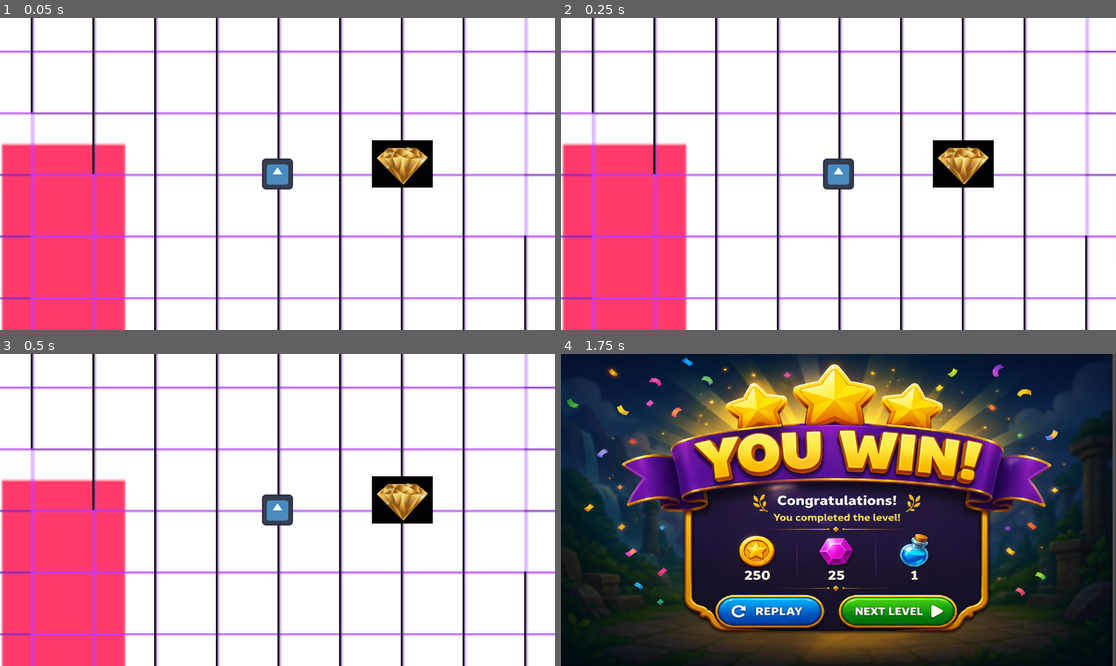
Above: before the commit, frames 1-4 (two rows, left to right).
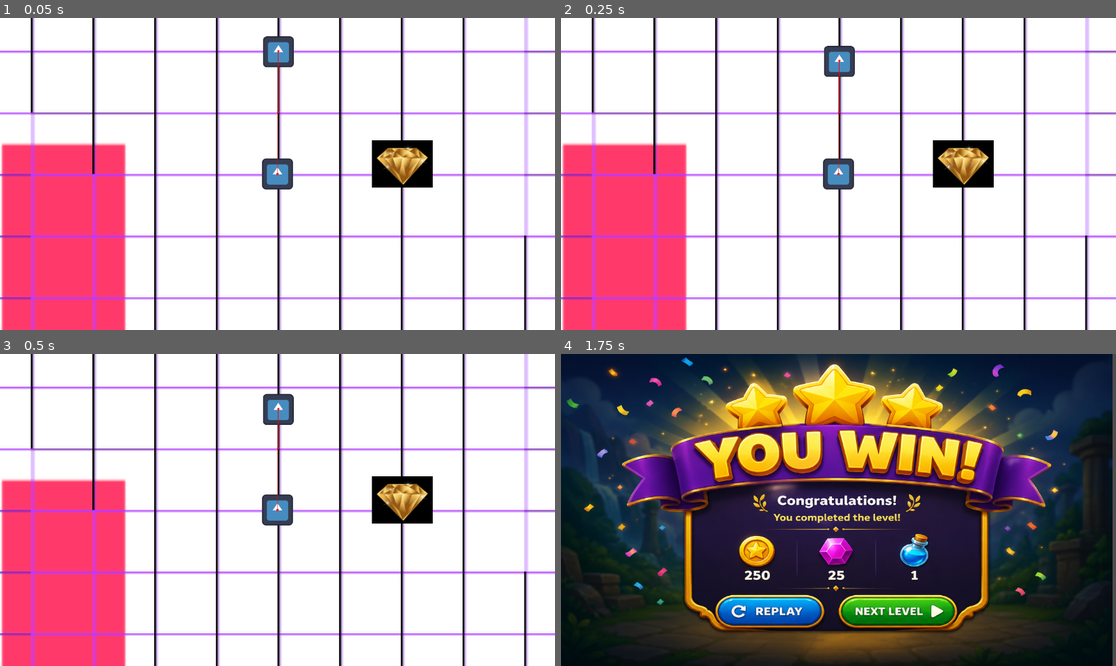
Above: after the commit, the same moments.

Repository: iAmStos/jacobs-game
Game: Godot game, scene res://test.tscn
Same seed, same stepped clock (60 frames per second), same inputs: the game is played once before the commit and once after it. The engine's default icon, where the game draws it, is replaced by a stand-in: a white triangle on a blue panel in a dark square.
Inputs:
- Up to frame 1 (0.05 s): no input
- Up to frame 2 (0.25 s): no input
- Up to frame 3 (0.5 s): no input
- Up to frame 4 (1.75 s): hold Right (ui_right) 0.53-1.28 s; tap Space (shoot, bound only after the commit) at 0.6, 1.35 s; tap Enter at 1.25 s; hold Down (ui_down) from 1.28 s (still down)

The runs differ from the first frame. In frame 1, 0.6% of the frame differs, in the area x 47-53%, y 5-51%; in frame 2, 0.6%; in frame 3, 0.6%; in frame 4, nothing differs.

Commit message:
Add enemy and orb functionality with navigation and damage handling
- Implemented enemy behavior in enemy.gd, allowing it to navigate towards the player and take damage.
- Created orb.gd to handle orb movement and interaction with player and enemies.
- Added scenes for enemy, orb, and winning area, including necessary resources and collision shapes.
- Introduced globals.gd to manage player node reference across the game.

Diff:
--- a/character_body_2d.gd
+++ b/character_body_2d.gd
@@ -1,9 +1,21 @@
 extends CharacterBody2D
 
 var speed = 400  # speed in pixels/sec
+
+@onready var bullet_manager: Node = get_parent().get_node("BulletManager")
+@export var orb_scene : PackedScene
 
 func _physics_process(delta):
     var direction = Input.get_vector("ui_left", "ui_right", "ui_up", "ui_down")
     velocity = direction * speed
 
     move_and_slide()
+
+    if Input.is_action_just_pressed("shoot"):
+        shoot()
+
+func shoot():
+    var bullet_instance = orb_scene.instantiate()
+    bullet_instance.position = global_position
+    bullet_instance.rotation = velocity.angle()
+    bullet_manager.add_child(bullet_instance)
--- /dev/null
+++ b/enemy.gd
@@ -0,0 +1,63 @@
+extends CharacterBody2D
+
+@export var speed: float = 100.0
+@export var sight_collision_mask: int = 1
+var health: int = 3
+
+var nav_agent_node: NavigationAgent2D
+var player_node: Node2D
+
+func _ready():
+	nav_agent_node = $NavigationAgent2D
+	_set_player_node()
+
+func _physics_process(delta):
+	if not is_instance_valid(player_node):
+		_set_player_node()
+		if not is_instance_valid(player_node):
+			velocity = Vector2.ZERO
+			move_and_slide()
+			return
+
+	if not can_see_player():
+		velocity = Vector2.ZERO
+		move_and_slide()
+		return
+
+	nav_agent_node.target_position = player_node.global_position
+
+	if nav_agent_node.is_navigation_finished():
+		velocity = Vector2.ZERO
+	else:
+		var next_path_position = nav_agent_node.get_next_path_position()
+		var direction = global_position.direction_to(next_path_position)
+		velocity = direction * speed
+
+	move_and_slide()
+
+func can_see_player() -> bool:
+	if not is_instance_valid(player_node):
+		return false
+
+	var space_state := get_world_2d().direct_space_state
+	var query := PhysicsRayQueryParameters2D.create(global_position, player_node.global_position)
+	query.exclude = [self]
+	query.collision_mask = sight_collision_mask
+
+	var result := space_state.intersect_ray(query)
+	if result.is_empty():
+		return true
+
+	return result.collider == player_node
+
+func _set_player_node() -> void:
+	if is_instance_valid(Globals.player_node):
+		player_node = Globals.player_node
+		return
+
+	player_node = get_tree().get_root().find_child("Player", true, false) as Node2D
+
+func take_damage(amount: int) -> void:
+	health -= amount
+	if health <= 0:
+		queue_free()
--- /dev/null
+++ b/enemy.tscn
@@ -0,0 +1,24 @@
+[gd_scene format=3 uid="uid://qfy6hind0loa"]
+
+[ext_resource type="Script" uid="uid://ct7bbig4itf2w" path="res://enemy.gd" id="1_4gyqm"]
+[ext_resource type="Texture2D" uid="uid://b2lne75bvf4hu" path="res://icon.svg" id="2_qi2p4"]
+
+[sub_resource type="RectangleShape2D" id="RectangleShape2D_vbegm"]
+size = Vector2(70, 73)
+
+[node name="Enemy" type="CharacterBody2D" unique_id=518769162]
+script = ExtResource("1_4gyqm")
+
+[node name="Sprite2D" type="Sprite2D" parent="." unique_id=630636791]
+scale = Vector2(0.5, 0.5)
+texture = ExtResource("2_qi2p4")
+
+[node name="CollisionShape2D" type="CollisionShape2D" parent="." unique_id=2066826691]
+position = Vector2(0, -0.5)
+shape = SubResource("RectangleShape2D_vbegm")
+
+[node name="NavigationAgent2D" type="NavigationAgent2D" parent="." unique_id=1041478950]
+avoidance_enabled = true
+radius = 60.0
+debug_enabled = true
+debug_path_custom_color = Color(1, 1, 0, 1)
--- /dev/null
+++ b/globals.gd
@@ -0,0 +1,3 @@
+extends Node
+
+@onready var player_node: Node2D = get_tree().get_root().get_node("GameManager").get_node("Player")
--- /dev/null
+++ b/orb.gd
@@ -0,0 +1,20 @@
+extends Area2D
+
+var speed = 750
+var rotation_speed = 5
+var sprite_node: Sprite2D
+
+func _ready():
+    sprite_node = $Sprite2D
+
+func _physics_process(delta):
+    position += transform.x * speed * delta
+    sprite_node.rotation += rotation_speed * delta
+
+
+func _on_body_entered(body: Node2D):
+    if body.is_in_group("player"):
+        return
+    if body.has_method("take_damage"):
+        body.take_damage(1)
+    queue_free()
--- /dev/null
+++ b/orb.tscn
@@ -0,0 +1,18 @@
+[gd_scene format=3 uid="uid://b71fq444nitm"]
+
+[ext_resource type="Script" uid="uid://dwqf5gcm7pgqr" path="res://orb.gd" id="1_ogqpy"]
+[ext_resource type="Texture2D" uid="uid://b2lne75bvf4hu" path="res://icon.svg" id="2_xdlj8"]
+
+[sub_resource type="CircleShape2D" id="CircleShape2D_2qvkr"]
+
+[node name="Orb" type="Area2D" unique_id=2120054217]
+script = ExtResource("1_ogqpy")
+
+[node name="Sprite2D" type="Sprite2D" parent="." unique_id=1040173670]
+scale = Vector2(0.15, 0.15)
+texture = ExtResource("2_xdlj8")
+
+[node name="Area2D" type="CollisionShape2D" parent="." unique_id=2131838866]
+shape = SubResource("CircleShape2D_2qvkr")
+
+[connection signal="body_entered" from="." to="." method="_on_body_entered"]
--- a/player.tscn
+++ b/player.tscn
@@ -9,7 +9,7 @@
 [sub_resource type="RectangleShape2D" id="RectangleShape2D_onrkg"]
 size = Vector2(87, 85)
 
-[node name="CharacterBody2D" type="CharacterBody2D" unique_id=772718007]
+[node name="CharacterBody2D" type="CharacterBody2D" unique_id=772718007 groups=["player"]]
 motion_mode = 1
 script = ExtResource("1_onrkg")
 
--- a/project.godot
+++ b/project.godot
@@ -15,6 +15,22 @@
 config/features=PackedStringArray("4.6", "GL Compatibility")
 config/icon="res://icon.svg"
 
+[autoload]
+
+Globals="*uid://cktcmrllrehql"
+
+[global_group]
+
+player=""
+
+[input]
+
+shoot={
+"deadzone": 0.2,
+"events": [Object(InputEventKey,"resource_local_to_scene":false,"resource_name":"","device":-1,"window_id":0,"alt_pressed":false,"shift_pressed":false,"ctrl_pressed":false,"meta_pressed":false,"pressed":false,"keycode":0,"physical_keycode":32,"key_label":0,"unicode":32,"location":0,"echo":false,"script":null)
+]
+}
+
 [physics]
 
 3d/physics_engine="Jolt Physics"
--- a/test.tscn
+++ b/test.tscn
@@ -2,8 +2,9 @@
 
 [ext_resource type="PackedScene" uid="uid://ddspkcd56y5v6" path="res://player.tscn" id="1_37kl0"]
 [ext_resource type="Texture2D" uid="uid://dtk0uktaqr7af" path="res://tileset.png" id="2_8uh7m"]
-[ext_resource type="Texture2D" uid="uid://c14ftxienbcb0" path="res://winning crystal.PNG" id="3_6uqi0"]
-[ext_resource type="Script" uid="uid://yma25o0ost3a" path="res://winning_area_2d.gd" id="3_ppyta"]
+[ext_resource type="PackedScene" uid="uid://qory7vb15e1h" path="res://winning_area_2d.tscn" id="3_ppyta"]
+[ext_resource type="PackedScene" uid="uid://qfy6hind0loa" path="res://enemy.tscn" id="4_ykrsh"]
+[ext_resource type="PackedScene" uid="uid://b71fq444nitm" path="res://orb.tscn" id="5_ykrsh"]
 
 [sub_resource type="NavigationPolygon" id="NavigationPolygon_ppyta"]
 vertices = PackedVector2Array(0.953125, 0.640625, -16, 0.953125, -16, -16, 16, -16, 16, 16, 1.2734375, 16)
@@ -318,13 +319,15 @@
 navigation_layer_0/layers = 1
 sources/0 = SubResource("TileSetAtlasSource_6uqi0")
 
-[sub_resource type="RectangleShape2D" id="RectangleShape2D_8uh7m"]
-size = Vector2(126, 98)
-
-[node name="Node2D" type="Node2D" unique_id=335708593]
+[sub_resource type="NavigationPolygon" id="NavigationPolygon_4uo0j"]
+cell_size = 64.0
+agent_radius = 64.0
+
+[node name="GameManager" type="Node2D" unique_id=335708593]
 
 [node name="Player" parent="." unique_id=772718007 instance=ExtResource("1_37kl0")]
 z_index = 1
+orb_scene = ExtResource("5_ykrsh")
 
 [node name="Camera2D" type="Camera2D" parent="Player" unique_id=556795231]
 
@@ -333,14 +336,13 @@
 tile_map_data = PackedByteArray("AAACAAYAAAACAAEAAAADAAYAAAACAAEAAAADAAcAAAACAAEAAAAEAAcAAAACAAEAAAAFAAgAAAACAAEAAAAGAA …(41200 unchanged characters)…
 tile_set = SubResource("TileSet_ppyta")
 
-[node name="WinningArea2D" type="Area2D" parent="." unique_id=12638851]
+[node name="WinningArea2D" parent="." unique_id=2041504606 instance=ExtResource("3_ppyta")]
 position = Vector2(259, -21)
-script = ExtResource("3_ppyta")
-
-[node name="CollisionShape2D" type="CollisionShape2D" parent="WinningArea2D" unique_id=1926907176]
-shape = SubResource("RectangleShape2D_8uh7m")
-
-[node name="Sprite2D" type="Sprite2D" parent="WinningArea2D" unique_id=2074229914]
-texture = ExtResource("3_6uqi0")
-
-[connection signal="area_entered" from="WinningArea2D" to="WinningArea2D" method="_on_area_entered"]
+
+[node name="Enemy" parent="." unique_id=518769162 instance=ExtResource("4_ykrsh")]
+position = Vector2(2, -257)
+
+[node name="NavigationRegion2D" type="NavigationRegion2D" parent="." unique_id=1164760059]
+navigation_polygon = SubResource("NavigationPolygon_4uo0j")
+
+[node name="BulletManager" type="Node2D" parent="." unique_id=739006561]
--- /dev/null
+++ b/winning_area_2d.tscn
@@ -0,0 +1,18 @@
+[gd_scene format=3 uid="uid://qory7vb15e1h"]
+
+[ext_resource type="Script" uid="uid://yma25o0ost3a" path="res://winning_area_2d.gd" id="1_b033q"]
+[ext_resource type="Texture2D" uid="uid://c14ftxienbcb0" path="res://winning crystal.PNG" id="2_j8osf"]
+
+[sub_resource type="RectangleShape2D" id="RectangleShape2D_8uh7m"]
+size = Vector2(126, 98)
+
+[node name="WinningArea2D" type="Area2D" unique_id=2041504606]
+script = ExtResource("1_b033q")
+
+[node name="CollisionShape2D" type="CollisionShape2D" parent="." unique_id=1482112493]
+shape = SubResource("RectangleShape2D_8uh7m")
+
+[node name="Sprite2D" type="Sprite2D" parent="." unique_id=1205659506]
+texture = ExtResource("2_j8osf")
+
+[connection signal="area_entered" from="." to="." method="_on_area_entered"]
Not shown, added: enemy.gd.uid
Not shown, added: globals.gd.uid
Not shown, added: orb.gd.uid
